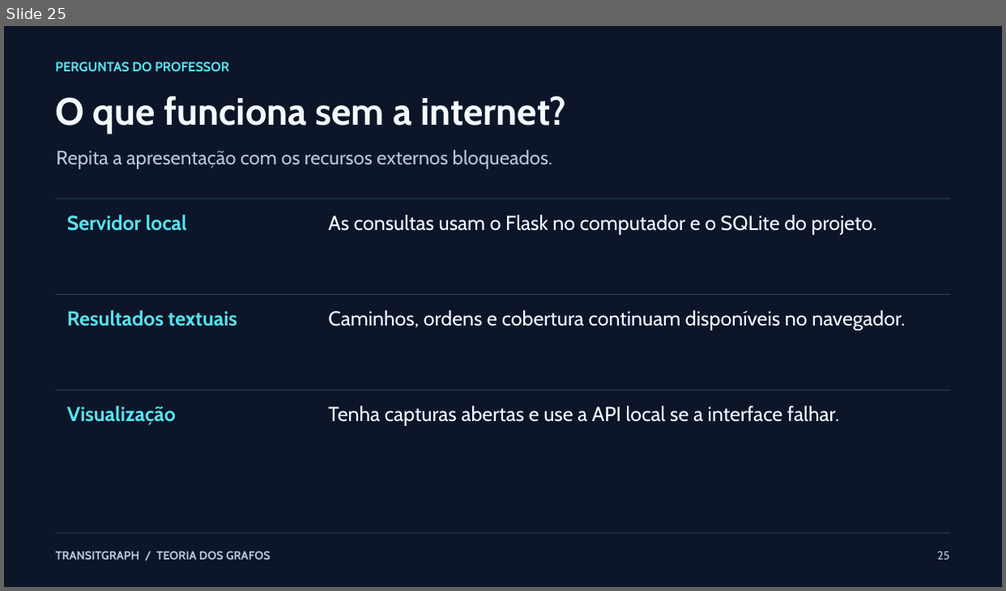
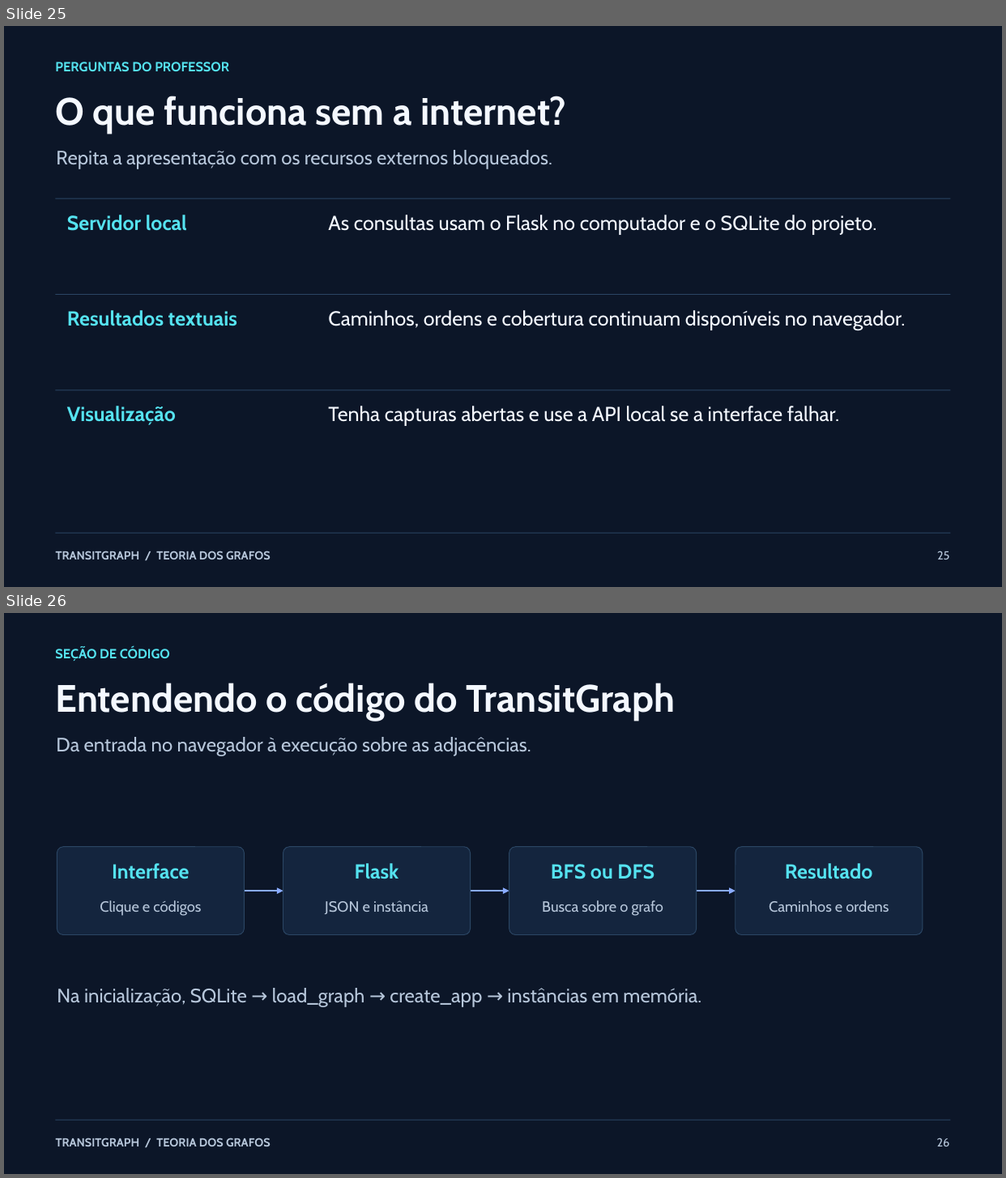
Before and after one commit to MatheusLeonardi/TransitGraph, a slide deck: docs/apresentacao/TransitGraph_Material_de_Estudo.pptx. Shown one above the other, each under a label of ours: slide 25 before the commit, slides 25 and 26 after it. The pictures are 1006x591 and 1006x1178 pixels, drawn with LibreOffice and Linux fonts; fonts in the diff are those of the drawing. Boxes give left, top, right and bottom in pixels: in the first picture for what was removed or moved away, otherwise in the second. Text is boxed around its words. In the diff, an @@ line names an element or a change of style, - is before the commit and + after.

```diff
--- a/docs/apresentacao/TransitGraph_Material_de_Estudo.pptx
+++ b/docs/apresentacao/TransitGraph_Material_de_Estudo.pptx
@@ slide 26 added at (4, 613, 1002, 1174), background #0C1628 @@
@@ text added at (55, 649, 170, 661), 12.8 pt, text #55E3F0, bold @@
+SEÇÃO DE CÓDIGO
@@ text added at (55, 683, 675, 721), 36.8 pt, text #F4F8FF, bold @@
+Entendendo o código do TransitGraph
@@ text added at (56, 737, 531, 756), 18.8 pt, text #B7C7DB @@
+Da entrada no navegador à execução sobre as adjacências.
@@ rounded rectangle added at (57, 846, 245, 935), fill #14253E, outline #2B4664 0.75 pt @@
@@ rounded rectangle added at (283, 846, 471, 935), fill #14253E, outline #2B4664 0.75 pt @@
@@ rounded rectangle added at (509, 846, 697, 935), fill #14253E, outline #2B4664 0.75 pt @@
@@ rounded rectangle added at (735, 846, 923, 935), fill #14253E, outline #2B4664 0.75 pt @@
@@ text added at (112, 863, 189, 879), 19.5 pt, text #55E3F0, bold @@
+Interface
@@ text added at (355, 863, 399, 879), 19.5 pt, text #55E3F0, bold @@
+Flask
@@ text added at (551, 864, 654, 879), 19.5 pt, text #55E3F0, bold @@
+BFS ou DFS
@@ text added at (785, 863, 873, 879), 19.5 pt, text #55E3F0, bold @@
+Resultado
@@ text added at (100, 901, 201, 916), 14.2 pt, text #B7C7DB @@
+Clique e códigos
@@ arrow added from (245, 891) to (283, 891), #89ABFF 2.03 pt @@
@@ text added at (325, 901, 428, 914), 14.2 pt, text #B7C7DB @@
+JSON e instância
@@ arrow added from (471, 891) to (509, 891), #89ABFF 2.03 pt @@
@@ text added at (542, 901, 664, 916), 14.2 pt, text #B7C7DB @@
+Busca sobre o grafo
@@ arrow added from (697, 891) to (735, 891), #89ABFF 2.03 pt @@
@@ text added at (769, 901, 889, 912), 14.2 pt, text #B7C7DB @@
+Caminhos e ordens
@@ text added at (57, 988, 701, 1007), 18.8 pt, text #B7C7DB @@
+Na inicialização, SQLite → load_graph → create_app → instâncias em memória.
@@ rectangle added at (56, 1120, 951, 1121), fill #2B4664 @@
@@ text added at (56, 1138, 270, 1147), 11.2 pt, text #B7C7DB, bold @@
+TRANSITGRAPH / TEORIA DOS GRAFOS
@@ text added at (937, 1138, 950, 1147), 11.2 pt, text #B7C7DB @@
+26
```
Also in this commit, not shown: 6 other slides added, 8 other files.
